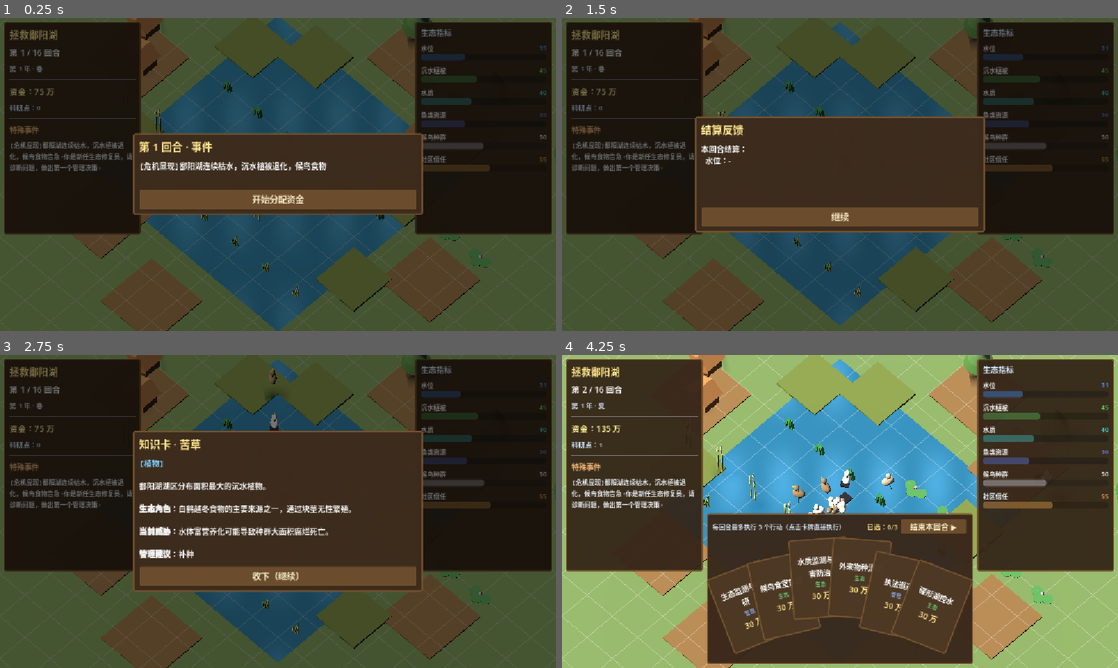
Above: before the commit, frames 1-4 (two rows, left to right).
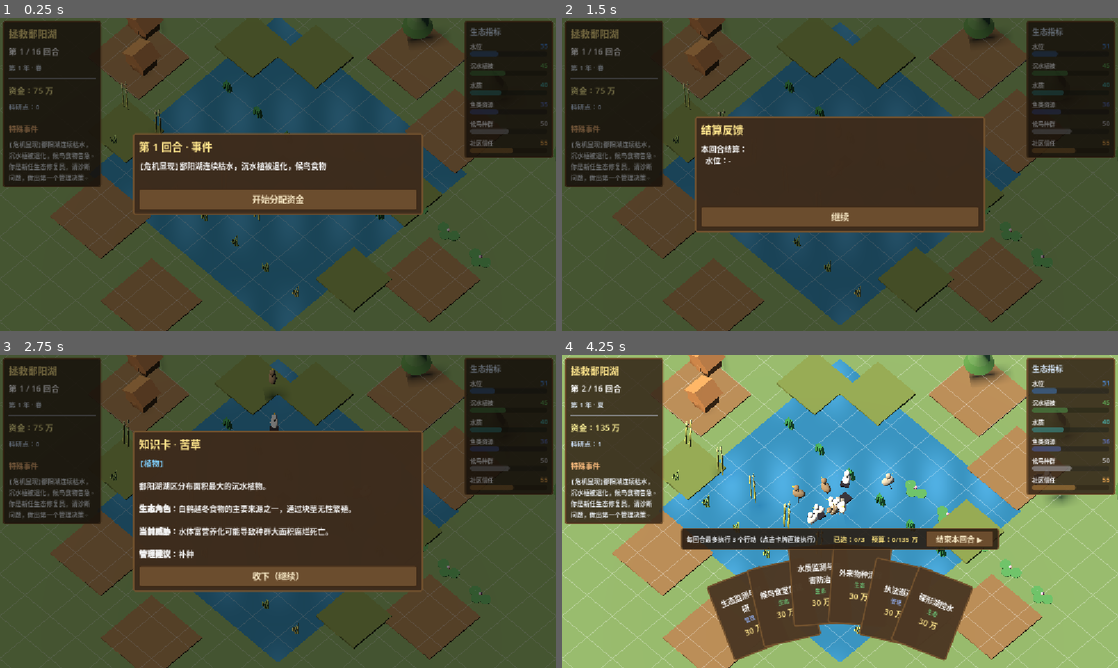
Above: after the commit, the same moments.

Repository: JoKanshin/poyanghu
Game: Godot game, scene res://scenes/main.tscn
Two runs of this game, one before a commit and one after it. Both use one fixed random seed, a clock stepped at 60 frames per second and the inputs below.
Inputs:
- Up to frame 1 (0.25 s): no input
- Up to frame 2 (1.5 s): click "开始分配资金" at 0.5 s; click "结束本回合 ▶" at 1.25 s
- Up to frame 3 (2.75 s): click "继续" at 2 s
- Up to frame 4 (4.25 s): click "收下（继续）" at 2.75 s; click "收下（继续）" at 3.5 s

The runs differ from the first frame. In frame 1, 20% of the frame differs, in the area x 0-100%, y 0-70%; in frame 2, 19%; in frame 3, 19%; in frame 4, 35%, in the area x 0-100%, y 0-99%.

Commit message:
fix: 选卡资金校验(bug) + UI收窄让出沙盘
BUG修复:
- 选卡时只检查行动位不检查资金，能选3张90万但资金只有75万，
  结算时第3张被静默跳过。现增加资金校验，选中即拒绝并提示
- 新增选中卡红框闪烁+抖动反馈，顶部显示'资金不足'提示
- 结算时若仍有执行失败，明确列出未执行的卡名

UI优化(让沙盘露出来):
- 左右面板从占满整列改为顶部竖条(左204x348, 右184x277)
- 手牌区去掉背景框，卡牌直接浮在沙盘上
- 操作条加半透明底条+z_index置顶，显示实时预算'已选2/3 预算60/75万'

Diff:
--- a/scripts/main.gd
+++ b/scripts/main.gd
@@ -807,17 +807,17 @@
 	canvas.name = "UICanvas"
 	add_child(canvas)
 
-	# --- 左侧：时间 / 金钱 / 事件 ---
+	# --- 左侧：时间 / 金钱 / 事件（收窄为竖条，把沙盘让出来）---
 	left_panel = PanelContainer.new()
 	left_panel.anchor_left = 0.0
 	left_panel.anchor_top = 0.0
 	left_panel.anchor_right = 0.0
-	left_panel.anchor_bottom = 1.0
-	left_panel.offset_left = 8
-	left_panel.offset_right = 292
-	left_panel.offset_top = 8
-	left_panel.offset_bottom = -200
-	_panel_style(left_panel, Color(0.20, 0.14, 0.09, 0.94))
+	left_panel.anchor_bottom = 0.0
+	left_panel.offset_left = 6
+	left_panel.offset_right = 210
+	left_panel.offset_top = 6
+	left_panel.offset_bottom = 300
+	_panel_style(left_panel, Color(0.20, 0.14, 0.09, 0.86))
 	canvas.add_child(left_panel)
 
 	var lv := VBoxContainer.new()
@@ -850,17 +850,17 @@
 	event_label.size_flags_vertical = Control.SIZE_EXPAND_FILL
 	lv.add_child(event_label)
 
-	# --- 右侧：六项指标 ---
+	# --- 右侧：六项指标（收窄为竖条）---
 	right_panel = PanelContainer.new()
 	right_panel.anchor_left = 1.0
 	right_panel.anchor_top = 0.0
 	right_panel.anchor_right = 1.0
-	right_panel.anchor_bottom = 1.0
-	right_panel.offset_left = -292
-	right_panel.offset_right = -8
-	right_panel.offset_top = 8
-	right_panel.offset_bottom = -200
-	_panel_style(right_panel, Color(0.20, 0.14, 0.09, 0.94))
+	right_panel.anchor_bottom = 0.0
+	right_panel.offset_left = -190
+	right_panel.offset_right = -6
+	right_panel.offset_top = 6
+	right_panel.offset_bottom = 266
+	_panel_style(right_panel, Color(0.20, 0.14, 0.09, 0.86))
 	canvas.add_child(right_panel)
 
 	var rv := VBoxContainer.new()
@@ -871,17 +871,19 @@
 	for metric in GameState.METRIC_NAMES:
 		rv.add_child(_make_metric_row(metric))
 
-	# --- 底部中间：手牌 ---
+	# --- 底部中间：手牌（无背景框，卡牌直接浮在沙盘上）---
 	hand_panel = PanelContainer.new()
-	hand_panel.anchor_left = 0.0
+	hand_panel.anchor_left = 0.5
 	hand_panel.anchor_top = 1.0
-	hand_panel.anchor_right = 1.0
+	hand_panel.anchor_right = 0.5
 	hand_panel.anchor_bottom = 1.0
-	hand_panel.offset_left = 300
-	hand_panel.offset_right = -300
-	hand_panel.offset_top = -320
-	hand_panel.offset_bottom = -8
-	_panel_style(hand_panel, Color(0.22, 0.15, 0.10, 0.96))
+	hand_panel.offset_left = -330
+	hand_panel.offset_right = 330
+	hand_panel.offset_top = -290
+	hand_panel.offset_bottom = -4
+	# 透明无边框：手牌区域不遮挡沙盘
+	var empty_sb := StyleBoxEmpty.new()
+	hand_panel.add_theme_stylebox_override("panel", empty_sb)
 	hand_panel.visible = false
 	canvas.add_child(hand_panel)
 
@@ -889,9 +891,27 @@
 	hv.add_theme_constant_override("separation", 6)
 	hand_panel.add_child(hv)
 
+	var h_top_wrap := PanelContainer.new()
+	var bar_sb := StyleBoxFlat.new()
+	bar_sb.bg_color = Color(0.16, 0.11, 0.07, 0.9)
+	bar_sb.border_color = Color(0.45, 0.32, 0.18, 1.0)
+	bar_sb.set_border_width_all(2)
+	bar_sb.corner_radius_top_left = 6
+	bar_sb.corner_radius_top_right = 6
+	bar_sb.corner_radius_bottom_left = 6
+	bar_sb.corner_radius_bottom_right = 6
+	bar_sb.content_margin_left = 12
+	bar_sb.content_margin_right = 12
+	bar_sb.content_margin_top = 6
+	bar_sb.content_margin_bottom = 6
+	h_top_wrap.add_theme_stylebox_override("panel", bar_sb)
+	h_top_wrap.z_index = 10  # 操作条浮在卡牌之上
+	hv.add_child(h_top_wrap)
+
 	var h_top := HBoxContainer.new()
-	hv.add_child(h_top)
-	var h_hint := _make_label("每回合最多执行 3 个行动（点击卡牌直接执行）", 13, Color(0.8, 0.85, 0.9))
+	h_top.add_theme_constant_override("separation", 16)
+	h_top_wrap.add_child(h_top)
+	var h_hint := _make_label("每回合最多执行 3 个行动（点击卡牌直接执行）", 13, Color(0.92, 0.94, 0.96))
 	h_hint.size_flags_horizontal = Control.SIZE_EXPAND_FILL
 	h_top.add_child(h_hint)
 	selected_label = _make_label("已选：0/3", 14, Color(1, 0.9, 0.5))
@@ -900,10 +920,10 @@
 	end_btn.custom_minimum_size = Vector2(140, 34)
 	h_top.add_child(end_btn)
 
-	# 牌区（扇形手牌，手动定位）
+	# 牌区（扇形手牌，手动定位，无背景）
 	card_box = Control.new()
 	card_box.size_flags_vertical = Control.SIZE_EXPAND_FILL
-	card_box.custom_minimum_size = Vector2(0, 238)
+	card_box.custom_minimum_size = Vector2(0, 200)
 	card_box.mouse_filter = Control.MOUSE_FILTER_PASS
 	card_box.resized.connect(_on_card_box_resized)
 	hv.add_child(card_box)
@@ -950,12 +970,12 @@
 
 func _make_metric_row(metric: String) -> VBoxContainer:
 	var vb := VBoxContainer.new()
-	vb.add_theme_constant_override("separation", 2)
+	vb.add_theme_constant_override("separation", 1)
 
 	var head := HBoxContainer.new()
 	vb.add_child(head)
-	head.add_child(_make_label(GameState.METRIC_NAMES[metric], 13, Color(0.95, 0.95, 0.95)))
-	var val := _make_label("0", 13, METRIC_COLORS[metric])
+	head.add_child(_make_label(GameState.METRIC_NAMES[metric], 12, Color(0.95, 0.95, 0.95)))
+	var val := _make_label("0", 12, METRIC_COLORS[metric])
 	val.size_flags_horizontal = Control.SIZE_EXPAND_FILL
 	val.horizontal_alignment = HORIZONTAL_ALIGNMENT_RIGHT
 	head.add_child(val)
@@ -965,7 +985,7 @@
 	bar.max_value = 100
 	bar.value = 0
 	bar.show_percentage = false
-	bar.custom_minimum_size = Vector2(0, 14)
+	bar.custom_minimum_size = Vector2(0, 11)
 	bar.modulate = METRIC_COLORS[metric]
 	vb.add_child(bar)
 
@@ -992,7 +1012,7 @@
 	funds_label.text = "资金：%d 万" % GameState.funds
 	research_label.text = "科研点：%d" % GameState.research_points
 	event_label.text = _current_event if _current_event != "" else "暂无"
-	selected_label.text = "已选：%d/%d" % [GameState.used_action_ids.size(), GameState.MAX_ACTIONS]
+	_update_selected_label()
 
 
 # ==================== 事件 / 结算 / 知识卡 / 报告 ====================
@@ -1020,7 +1040,7 @@
 		card_infos.append({
 			"panel": panel, "card_id": card["id"],
 			"base_pos": Vector2.ZERO, "theta": 0.0, "radial": Vector2.UP,
-			"selected": false,
+			"selected": false, "shaking": false,
 		})
 	_layout_fan.call_deferred()
 	_update_hud()
@@ -1141,6 +1161,14 @@
 	return panel
 
 
+## 由卡 id 取中文名
+func _card_name(card_id: String) -> String:
+	for c in GameState.ACTION_CARDS:
+		if c["id"] == card_id:
+			return c["name"]
+	return card_id
+
+
 func _effect_text(card: Dictionary) -> String:
 	var t: Dictionary = card["tiers"]["effective"]
 	var parts: Array = []
@@ -1172,11 +1200,27 @@
 		info["selected"] = false
 		_remove_gold_frame(panel)
 	else:
+		# 行动位上限
 		if _selected_count() >= GameState.MAX_ACTIONS:
+			_reject_card(panel, "行动位已满（每回合最多 3 个）")
+			return
+		# 资金检查：已选卡的总花费 + 这张，不能超过可用资金
+		var cost := GameState.tier_cost(info["card_id"], "effective")
+		if _committed_funds() + cost > GameState.funds:
+			_reject_card(panel, "资金不足（还需 %d 万，可用 %d 万）" % [cost, GameState.funds - _committed_funds()])
 			return
 		info["selected"] = true
 		_apply_gold_frame(panel)
 	_update_selected_label()
+
+
+## 已选卡牌的总花费（万）
+func _committed_funds() -> int:
+	var total := 0
+	for info in card_infos:
+		if info["selected"]:
+			total += GameState.tier_cost(info["card_id"], "effective")
+	return total
 
 
 func _selected_count() -> int:
@@ -1188,7 +1232,45 @@
 
 
 func _update_selected_label() -> void:
-	selected_label.text = "已选：%d/%d" % [_selected_count(), GameState.MAX_ACTIONS]
+	var used := _committed_funds()
+	selected_label.text = "已选：%d/%d　预算：%d/%d 万" % [
+		_selected_count(), GameState.MAX_ACTIONS, used, GameState.funds]
+
+
+## 拒绝选中：红框闪烁 + 左右抖动 + 提示原因
+func _reject_card(panel: PanelContainer, reason: String) -> void:
+	var info: Dictionary = _find_card_info(panel)
+	if info.is_empty() or info.get("shaking", false):
+		return
+	info["shaking"] = true
+	var sb := panel.get_theme_stylebox("panel")
+	var old_border := Color.WHITE
+	if sb is StyleBoxFlat:
+		old_border = sb.border_color
+		sb.border_color = Color(0.92, 0.26, 0.22)
+	var base: Vector2 = panel.position
+	var tw := panel.create_tween()
+	tw.set_trans(Tween.TRANS_SINE)
+	for k in 3:
+		tw.tween_property(panel, "position:x", base.x + 9.0, 0.045)
+		tw.tween_property(panel, "position:x", base.x - 9.0, 0.045)
+	tw.tween_property(panel, "position:x", base.x, 0.05)
+	tw.tween_callback(func() -> void:
+		if is_instance_valid(sb):
+			sb.border_color = old_border
+		info["shaking"] = false)
+	_flash_hint(reason)
+
+
+## 顶部提示条短暂显示（红字），随后恢复
+func _flash_hint(text: String) -> void:
+	selected_label.add_theme_color_override("font_color", Color(1.0, 0.42, 0.36))
+	selected_label.text = text
+	var tw := selected_label.create_tween()
+	tw.tween_interval(1.2)
+	tw.tween_callback(func() -> void:
+		selected_label.add_theme_color_override("font_color", Color(1, 0.9, 0.5))
+		_update_selected_label())
 
 
 ## 每帧轮询卡牌悬停：精确判断鼠标是否在旋转后的卡牌内（避免相邻牌误判）
@@ -1201,6 +1283,8 @@
 		var panel: PanelContainer = info["panel"]
 		if not is_instance_valid(panel):
 			continue
+		if info.get("shaking", false):
+			continue  # 抖动动画期间不要抢它的 position
 		var hovering: bool = _point_in_card(panel, mouse_global, box_tf)
 		var raised: bool = hovering or info["selected"]
 		# 弹起方向：沿径向向外（远离圆心，即向上弹出）
@@ -1254,10 +1338,12 @@
 
 
 func _finish_turn() -> void:
-	# 执行所有选中的卡（按选中顺序，资金不足的跳过）
+	# 执行所有选中的卡（防御：资金/行动位不足的记录为失败，不静默吞掉）
+	var failed: Array = []
 	for info in card_infos:
 		if info["selected"]:
-			GameState.execute_action(info["card_id"], "effective")
+			if not GameState.execute_action(info["card_id"], "effective"):
+				failed.append(info["card_id"])
 
 	var before: Dictionary = GameState.metrics.duplicate()
 	GameState.end_turn()
@@ -1271,6 +1357,11 @@
 			lines.append("  %s：%+d" % [GameState.METRIC_NAMES[metric], d])
 	for msg in GameState.log_messages:
 		lines.append("  · %s" % msg)
+	if not failed.is_empty():
+		var names: Array = []
+		for cid in failed:
+			names.append(_card_name(cid))
+		lines.append("  ⚠ 以下行动因资金不足未能执行：%s" % "、".join(names))
 	lines.append("")
 	lines.append("结转资金：%d 万（上限 %d 万）" % [GameState.carry, GameState.MAX_CARRY])
 
